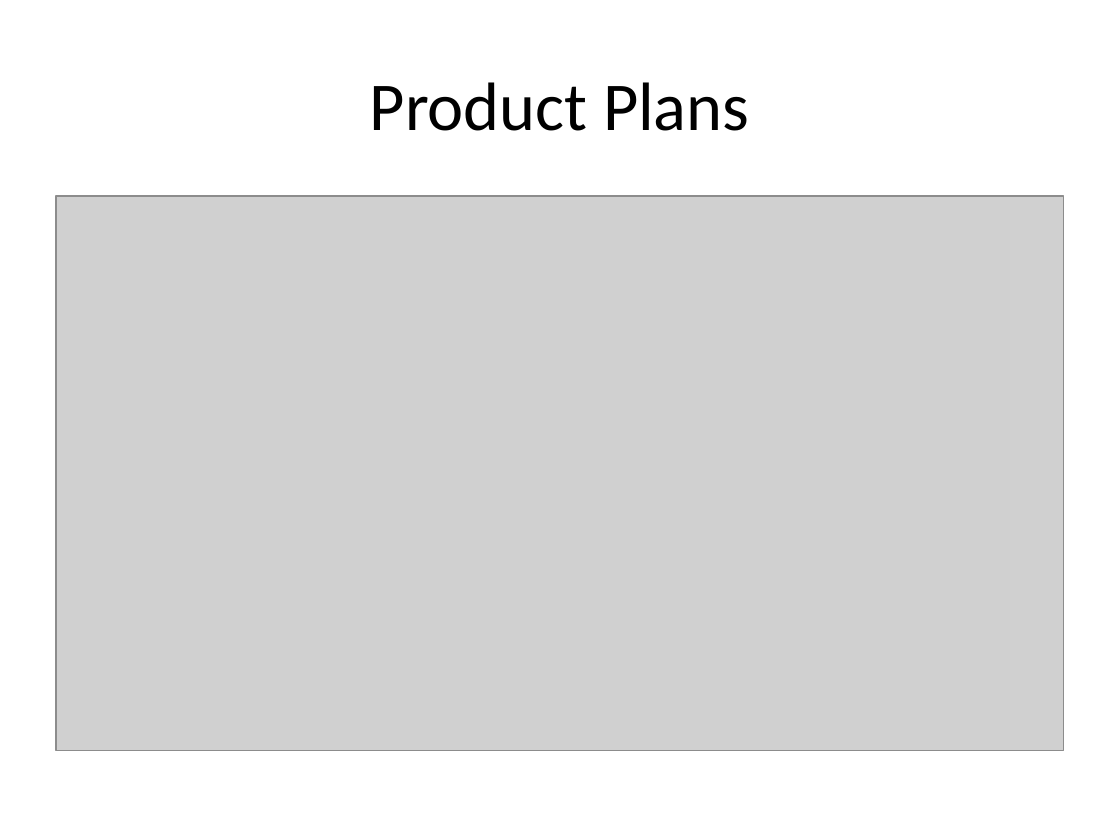
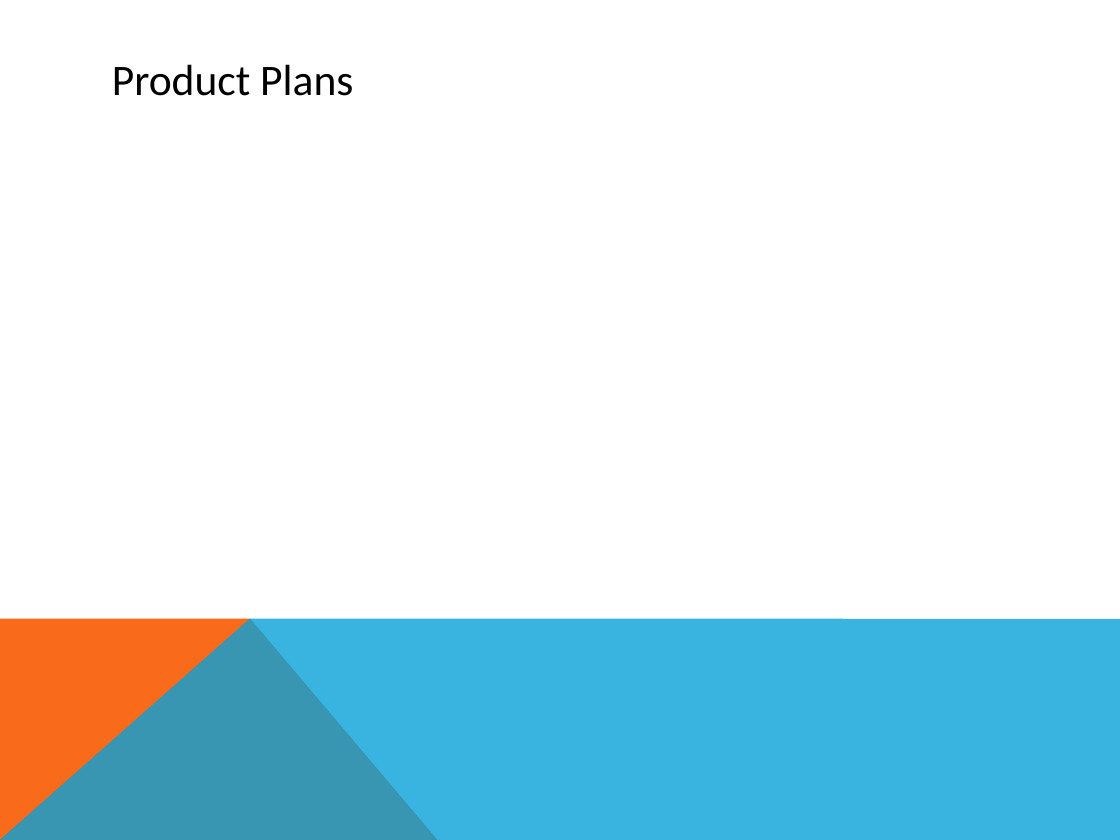
Before and after one commit to zainx01/Hiccup-analytics, a slide deck: slide 6 of Heekup.ppt. Drawn at 1120x840 pixels with LibreOffice and Linux fonts; fonts in the diff are those of the drawing; grey boxes stand for pictures. Boxes give left, top, right and bottom in pixels: in the first picture for what was removed or moved away, otherwise in the second. Text is boxed around its words. In the diff, an @@ line names an element or a change of style, - is before the commit and + after.

```diff
--- a/Heekup.ppt
+++ b/Heekup.ppt
@@ title "Product Plans": place and size @@
-title "Product Plans" at (370,82,749,131)
+title "Product Plans" at (112,64,353,96)
@@ title "Product Plans" at (112,64,353,96): size 44 to 28 pt; alignment centre to left @@
@@ picture removed at (56,196,1064,750) @@
@@ freeform shape added at (0,618,438,840), fill #F96A1B @@
@@ freeform shape added at (0,618,1120,840), fill #08A1D9 at 80% opacity @@
```
Also in this commit, not shown: 5 other slides changed.
